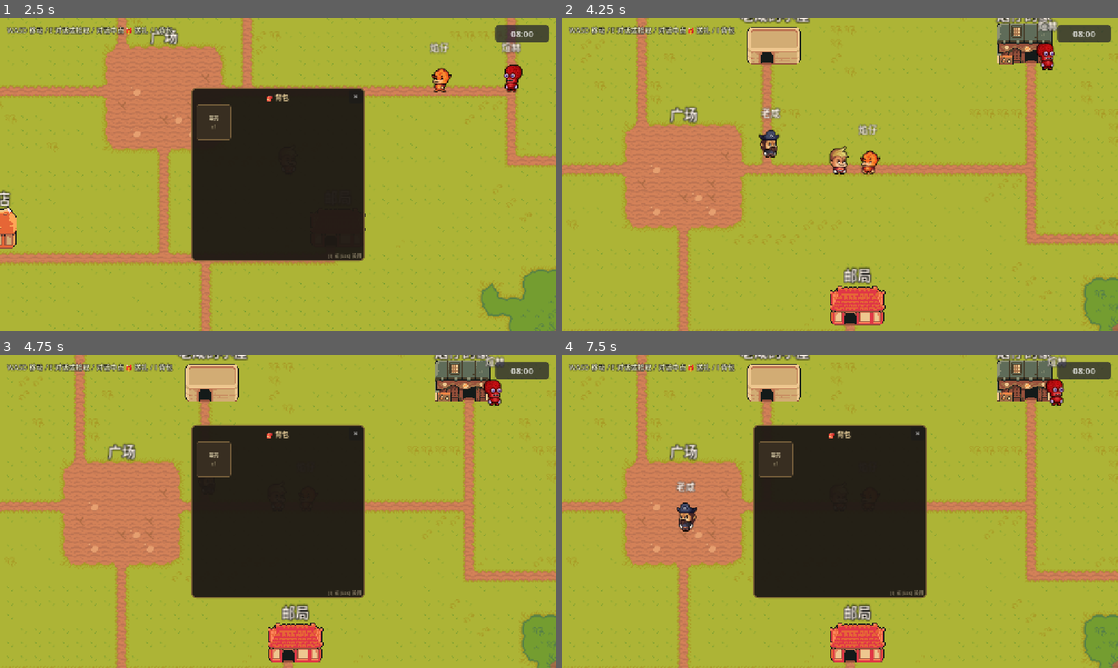
Above: before the commit, frames 1-4 (two rows, left to right).
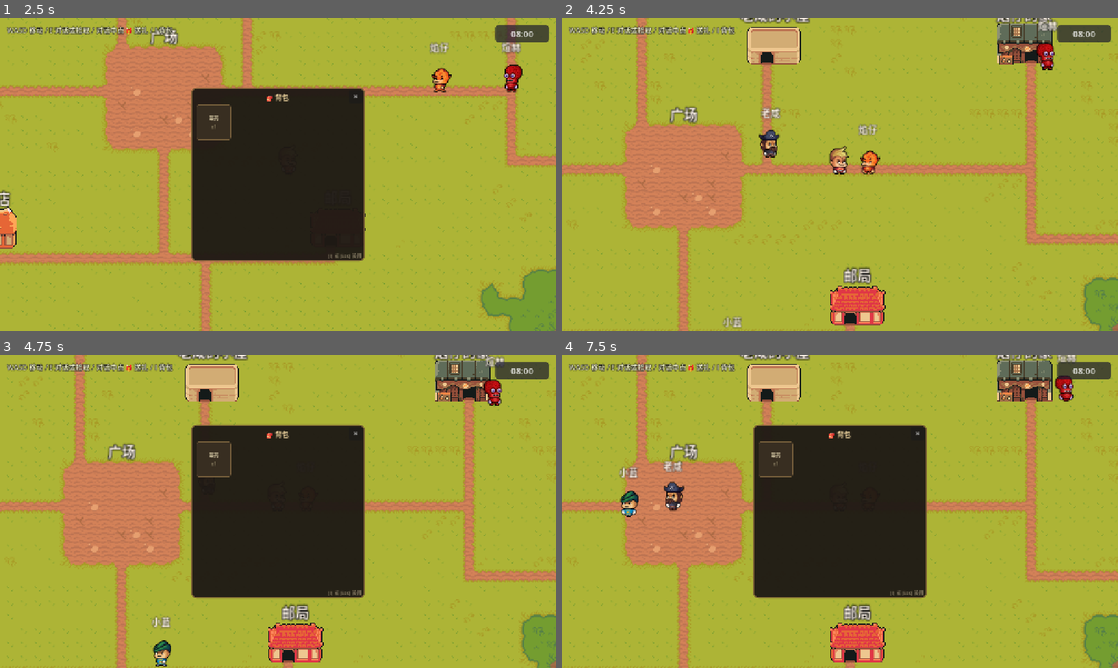
Above: after the commit, the same moments.

Repository: hotlddx-collab/game01
Game: Godot game, scene res://scenes/main.tscn
Two runs of this game, one before a commit and one after it. Both use one fixed random seed, a clock stepped at 60 frames per second and the inputs below.
Inputs:
- Up to frame 1 (2.5 s): tap Enter at 0.5 s; hold D (move_right) 0.53-1.28 s; hold E (interact) 0.53-1.28 s; hold S (move_down) 1.28-2.03 s; tap I at 1.35 s; hold D (move_right) from 2.03 s (still down); hold E (interact) from 2.03 s (still down)
- Up to frame 2 (4.25 s): release D (move_right) at 2.78 s; release E (interact) at 2.78 s; hold W (move_up) 2.78-3.53 s; tap I at 2.85 s; hold A (move_left) from 3.53 s (still down); hold E (interact) from 3.53 s (still down)
- Up to frame 3 (4.75 s): keep holding A (move_left); release E (interact) at 4.28 s; tap I at 4.35 s
- Up to frame 4 (7.5 s): release A (move_left) at 5.03 s; hold S (move_down) 5.03-5.78 s; hold E (interact) 5.03-5.78 s; hold D (move_right) 5.78-6.53 s; tap I at 5.85, 7.35 s; hold W (move_up) 6.53-7.28 s; hold E (interact) 6.53-7.28 s; hold D (move_right) from 7.28 s (still down)

Frame 1 is identical in both runs. In frame 2, 0.1% of the frame differs, in the area x 28-33%, y 95-100%; in frame 3, 0.3%; in frame 4, 1.5%, in the area x 10-93%, y 0-57%.

Commit message:
fix: WANDERING 状态直接 move_and_slide（之前还在用废弃的 _nav_agent.velocity 导致不动）

Diff:
--- a/scripts/animal.gd
+++ b/scripts/animal.gd
@@ -139,7 +139,8 @@
 
 		# ── 行进中 ──
 		State.TRAVELING:
-			var dist_to_wp := global_position.distance_to(_current_wp_target)
+			var to_wp: Vector2 = _current_wp_target - global_position
+			var dist_to_wp := to_wp.length()
 			if dist_to_wp < arrive_distance:
 				# 到达当前路径点
 				if _waypoint_queue.is_empty():
@@ -148,13 +149,9 @@
 				else:
 					_advance_waypoint()
 			else:
-				var next: Vector2 = _nav_agent.get_next_path_position()
-				var dir: Vector2 = next - global_position
-				if dir.length() > 2.0:
-					velocity = dir.normalized() * eff_speed
-					move_and_slide()
-				else:
-					velocity = Vector2.ZERO
+				# 直接朝路径点走（PathNetwork 已保证走在路上）
+				velocity = to_wp.normalized() * eff_speed
+				move_and_slide()
 				# 沿途随机暂停
 				if randf() < _mv_pause * delta:
 					_state = State.PAUSING
@@ -189,18 +186,16 @@
 		# ── 闲逛 ──
 		State.WANDERING:
 			_wander_timer += delta
-			var dist_to_wander := global_position.distance_to(_wander_target)
+			var to_wander: Vector2 = _wander_target - global_position
+			var dist_to_wander := to_wander.length()
 			if dist_to_wander < arrive_distance or _wander_timer >= WANDER_TIMEOUT:
 				_state = State.IDLE
 				_idle_timer = randf_range(1.0, 3.0)
 				velocity = Vector2.ZERO
 			else:
-				var next: Vector2 = _nav_agent.get_next_path_position()
-				var dir := next - global_position
-				if dir.length() > 2.0:
-					_nav_agent.velocity = dir.normalized() * eff_speed * 0.65
-				else:
-					velocity = Vector2.ZERO
+				# 直接朝闲逛目标走（物理碰撞处理障碍）
+				velocity = to_wander.normalized() * eff_speed * 0.65
+				move_and_slide()
 
 	_update_animation()
 
